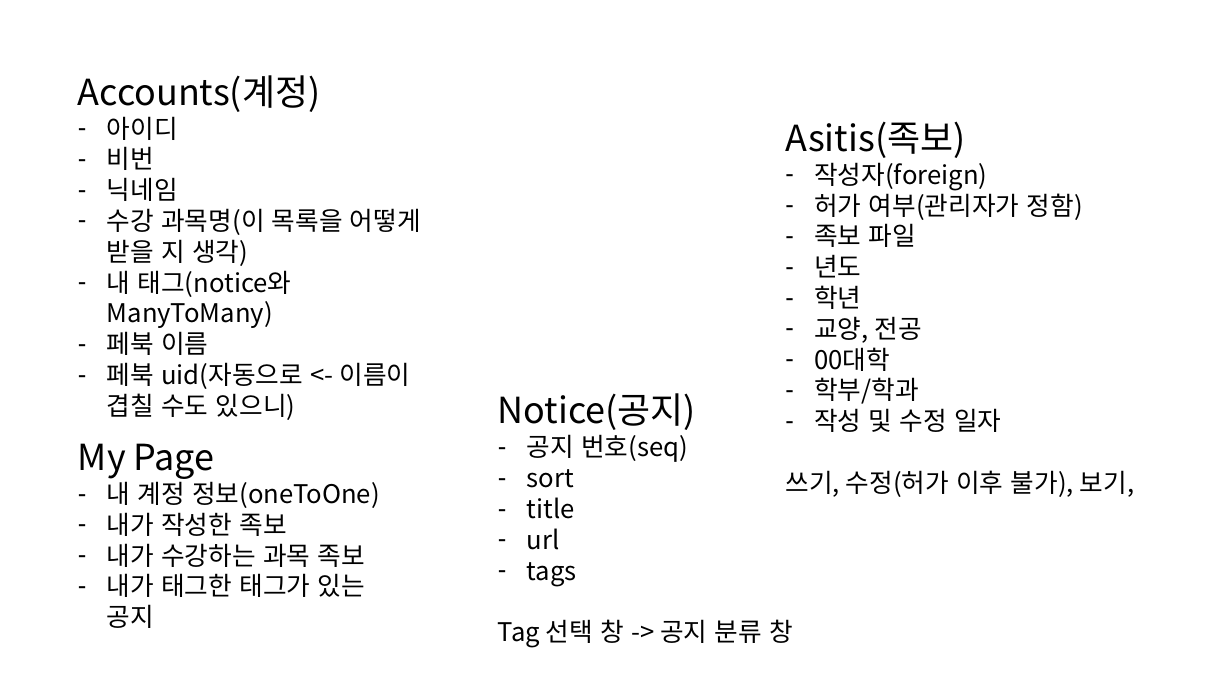
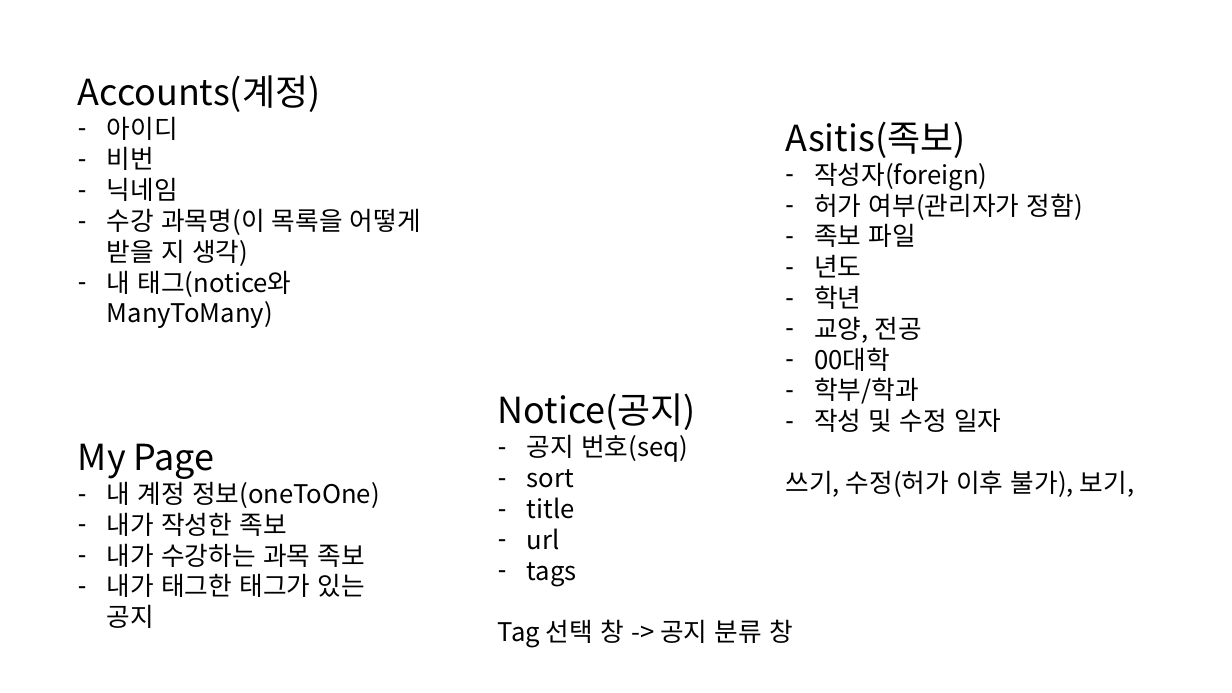
Before and after one commit to HSH4U2U/Project_002, a slide deck: slide 1 of sketch.pptx. Drawn at 1232x693 pixels with LibreOffice and Linux fonts; fonts in the diff are those of the drawing. Boxes give left, top, right and bottom in pixels: in the first picture for what was removed or moved away, otherwise in the second. Text is boxed around its words. In the diff, an @@ line names an element or a change of style, - is before the commit and + after.

```diff
--- a/sketch.pptx
+++ b/sketch.pptx
@@ text at box(107, 327, 410, 420): paragraphs removed @@
-– 페북 이름
-– 페북 uid(자동으로 <- 이름이 겹칠 수도 있으니)
```
Also in this commit, not shown: 10 other files.
